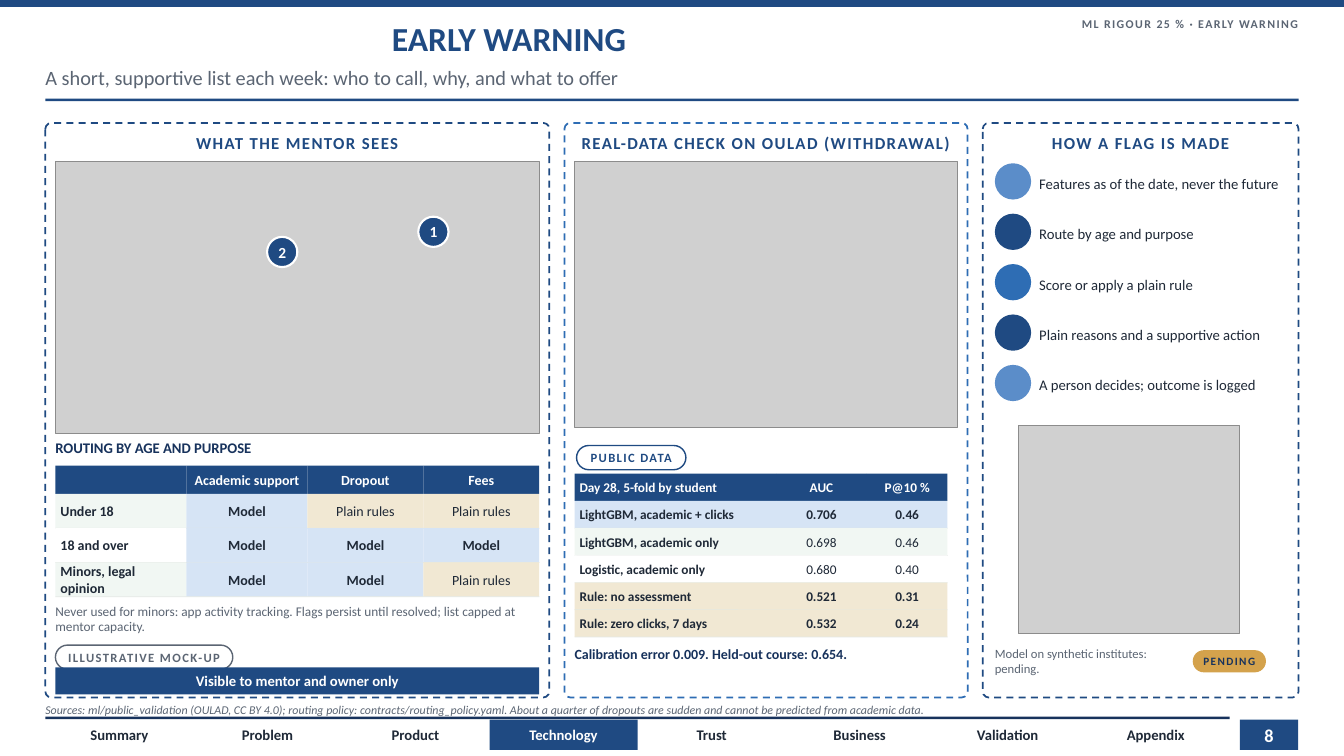
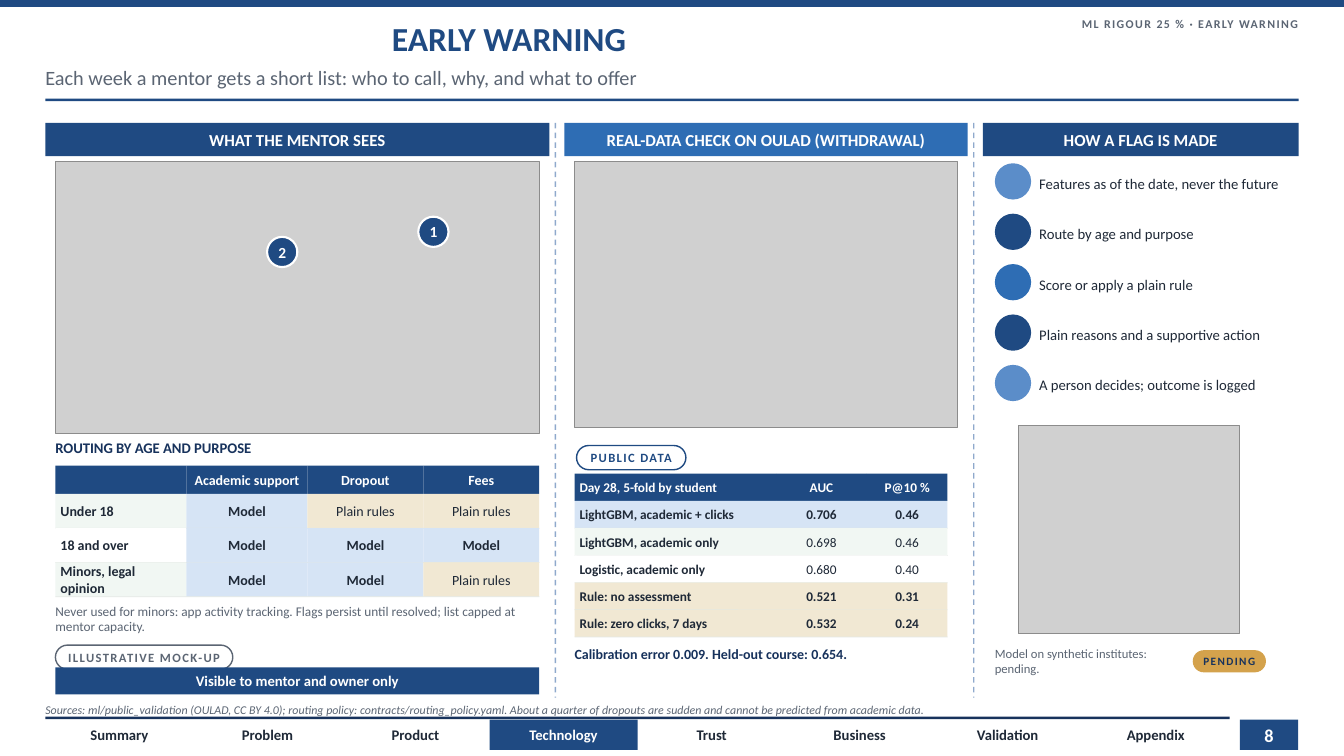
Before and after one commit to AdityaKuranjekar/institute-intelligence-platform, a slide deck: slide 8 of slides/AlphaQ_CaseB_Round1.pptx. Drawn at 1344x756 pixels with LibreOffice and Linux fonts; fonts in the diff are those of the drawing; grey boxes stand for pictures; background and template pictures are left out. Boxes give left, top, right and bottom in pixels: in the first picture for what was removed or moved away, otherwise in the second. Text is boxed around its words. In the diff, an @@ line names an element or a change of style, - is before the commit and + after.

```diff
--- a/slides/AlphaQ_CaseB_Round1.pptx
+++ b/slides/AlphaQ_CaseB_Round1.pptx
@@ text at box(45, 71, 636, 89): text changed @@
-A short, supportive list each week: who to call, why, and what to offer
+Each week a mentor gets a short list: who to call, why, and what to offer
@@ rounded rectangle removed at box(45, 123, 549, 698) @@
@@ rectangle added at box(45, 123, 549, 156), fill #1F4A82 @@
@@ line added from (556, 123) to (556, 698), #8FA9CC 1 pt dashed @@
@@ rounded rectangle removed at box(565, 123, 968, 698) @@
@@ rectangle added at box(565, 123, 968, 156), fill #2E6DB4 @@
@@ line added from (974, 123) to (974, 698), #8FA9CC 1 pt dashed @@
@@ rounded rectangle removed at box(983, 123, 1299, 698) @@
@@ rectangle added at box(983, 123, 1299, 156), fill #1F4A82 @@
@@ text colour #1F4A82 to #FFFFFF, letter spacing 1 to 0 pt in 3 elements at box(209, 135, 385, 146), box(607, 133, 925, 149), box(1064, 135, 1218, 146) @@
```
Also in this commit, not shown: 15 other slides changed, 1 slide added, 26 other files.
